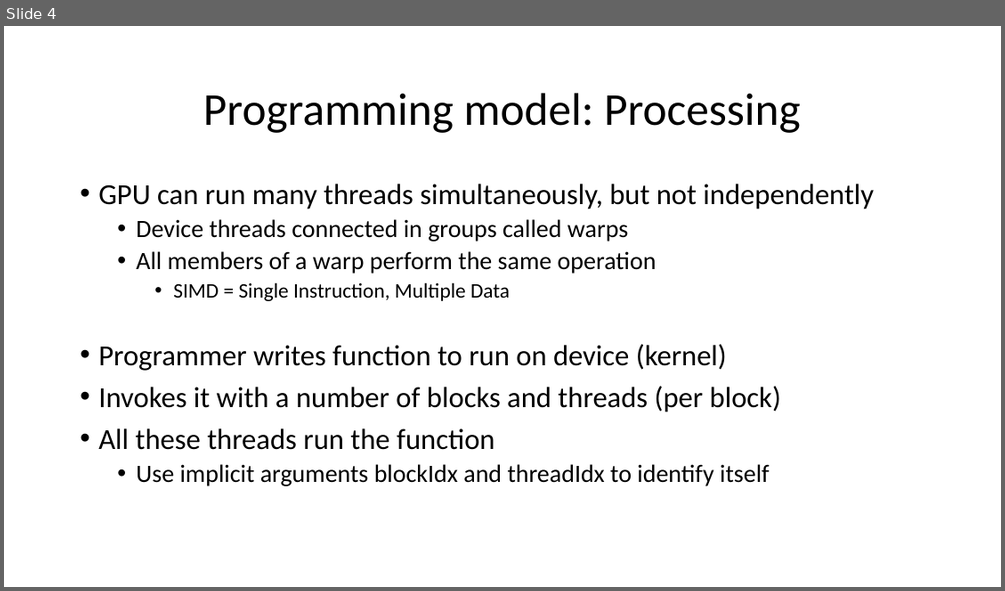
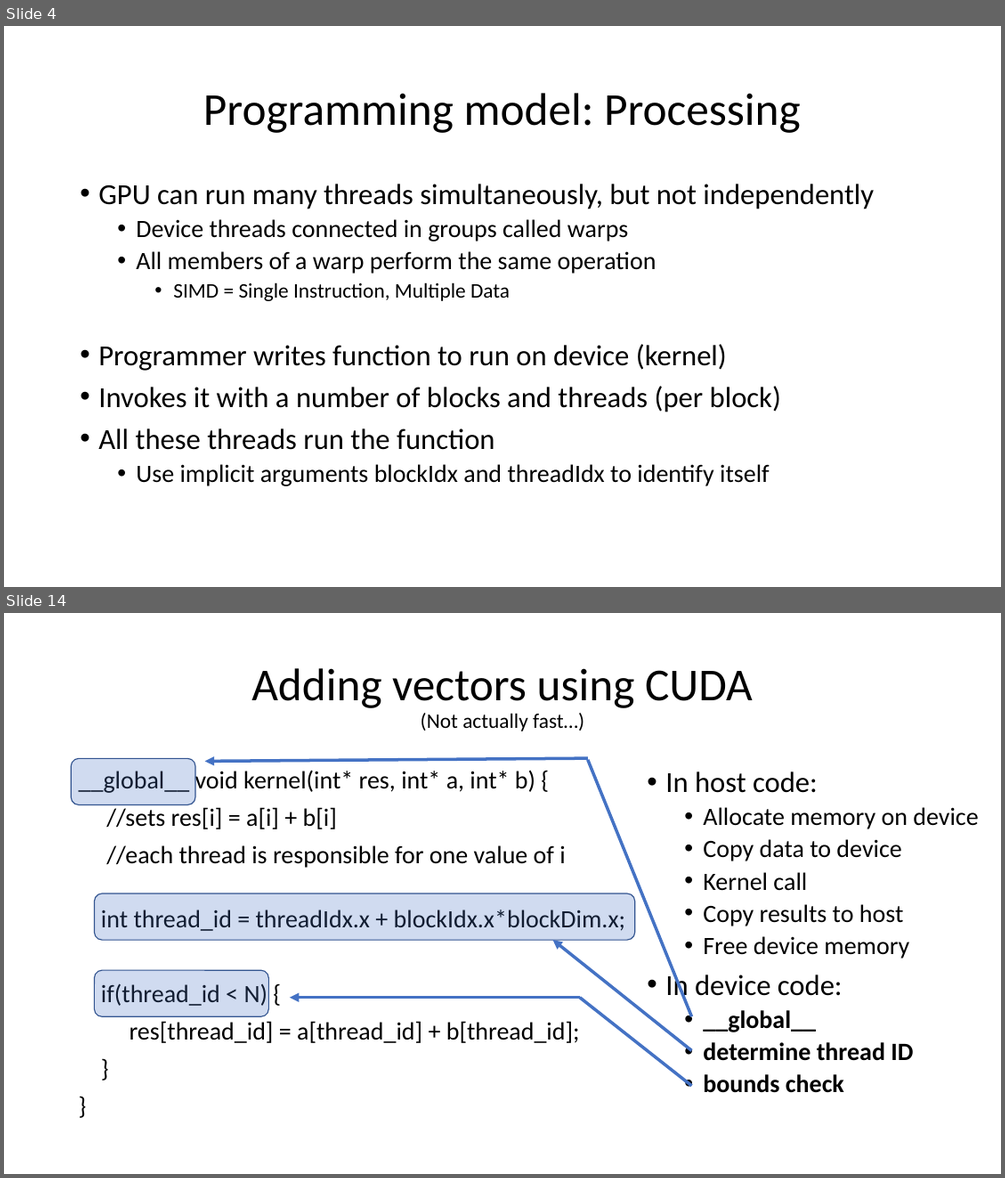
Before and after one commit to TeachingUndergradsCHC/modules, a slide deck: Programming/cuda/lecture_slides_pi.pptx. Shown one above the other, each under a label of ours: slide 4 before the commit, slides 4 and 14 after it; the slides between them are not shown. The pictures are 1005x591 and 1005x1178 pixels, drawn with LibreOffice and Linux fonts; fonts in the diff are those of the drawing. Boxes give left, top, right and bottom in pixels: in the first picture for what was removed or moved away, otherwise in the second. Text is boxed around its words. In the diff, an @@ line names an element or a change of style, - is before the commit and + after.

```diff
--- a/Programming/cuda/lecture_slides_pi.pptx
+++ b/Programming/cuda/lecture_slides_pi.pptx
@@ slide 14 added at [4, 613, 1001, 1174], background #FFFFFF @@
@@ title added at [251, 668, 752, 731], 44 pt, text #000000 @@
+Adding vectors using CUDA
+(Not actually fast…)
@@ rounded rectangle added at [72, 758, 195, 804], fill #4472C4 at 25% opacity, outline #325491 1 pt @@
@@ text added at [79, 768, 625, 1043], 24 pt, text #000000 @@
+__global__ void kernel(int* res, int* a, int* b) {
+//sets res[i] = a[i] + b[i]
+//each thread is responsible for one value of i
+int thread_id = threadIdx.x + blockIdx.x*blockDim.x;
+if(thread_id < N) {
+res[thread_id] = a[thread_id] + b[thread_id];
+}
+}
@@ arrow added from (588, 758) to (205, 761), #4472C4 3 pt @@
@@ line added from (692, 1017) to (588, 760), #4472C4 3 pt @@
@@ text added at [665, 771, 978, 1093], 24 pt, text #000000 @@
+• In host code:
+  • Allocate memory on device
+  • Copy data to device
+  • Kernel call
+  • Copy results to host
+  • Free device memory
+• In device code:
+  • __global__
+  • determine thread ID
+  • bounds check
@@ rounded rectangle added at [95, 893, 635, 940], fill #4472C4 at 25% opacity, outline #325491 1 pt @@
@@ arrow added from (692, 1051) to (553, 940), #4472C4 3 pt @@
@@ rounded rectangle added at [95, 971, 268, 1017], fill #4472C4 at 25% opacity, outline #325491 1 pt @@
@@ arrow added from (580, 997) to (290, 997), #4472C4 3 pt @@
@@ line added from (692, 1086) to (580, 997), #4472C4 3 pt @@
```
Also in this commit, not shown: 11 slides changed, 6 other slides added, 1 slide removed, 3 other files.
